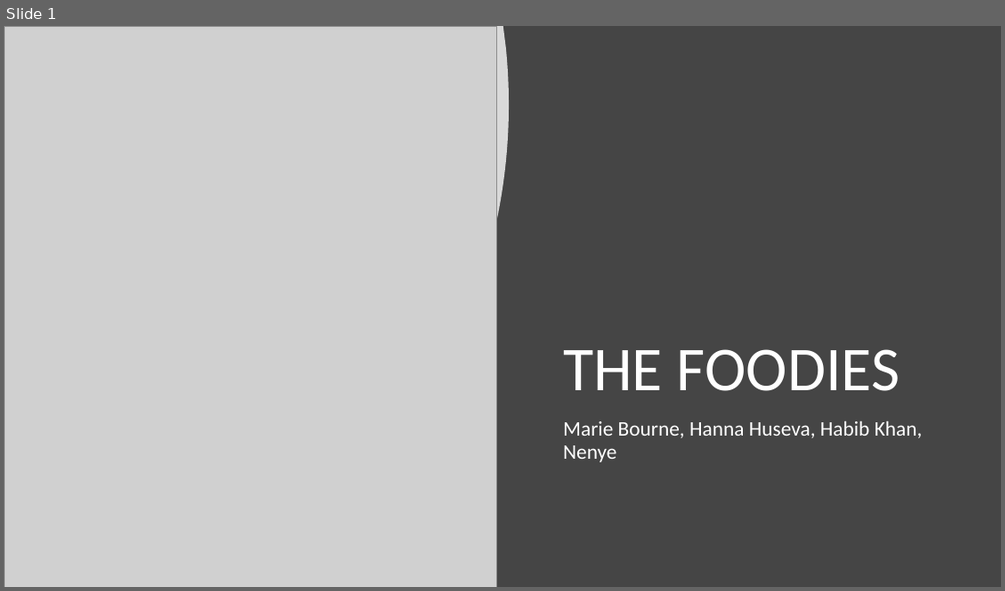
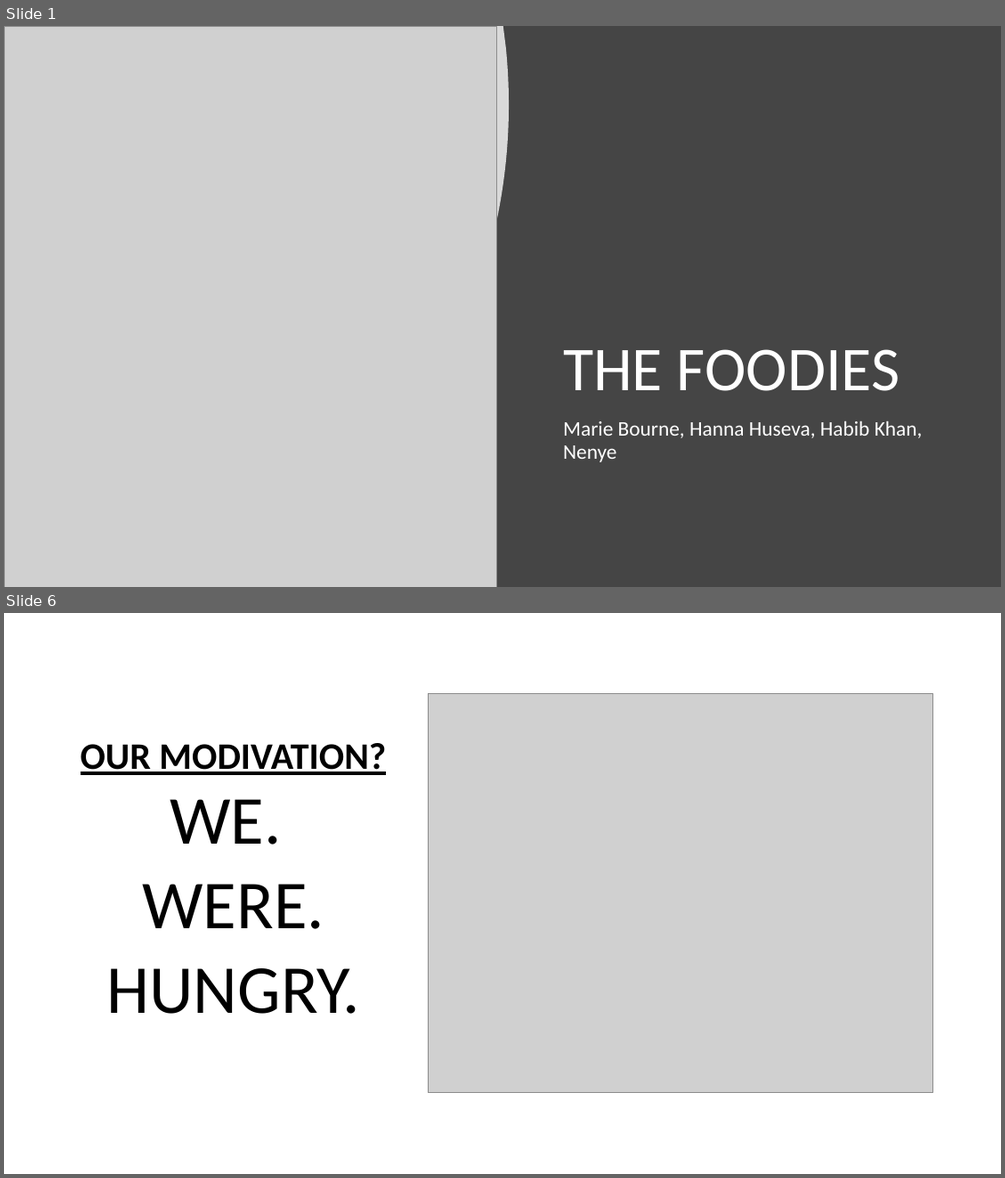
Before and after one commit to BourneID7/project-1, a slide deck: assets/documents/THE FOODIES.pptx. Shown one above the other, each under a label of ours: slide 1 before the commit, slides 1 and 6 after it; the slides between them are not shown. The pictures are 1005x591 and 1005x1178 pixels, drawn with LibreOffice and Linux fonts; fonts in the diff are those of the drawing; grey boxes stand for pictures. Boxes give left, top, right and bottom in pixels: in the first picture for what was removed or moved away, otherwise in the second. Text is boxed around its words. In the diff, an @@ line names an element or a change of style, - is before the commit and + after.

```diff
--- a/assets/documents/THE FOODIES.pptx
+++ b/assets/documents/THE FOODIES.pptx
@@ slide 6 added at (4,613,1001,1174), background #FFFFFF @@
@@ picture added at (428,694,933,1093) @@
@@ title added at (81,743,386,775), 36 pt, text #000000, bold, underline @@
+OUR MODIVATION?
@@ text added at (107,799,360,1013), 66 pt, text #000000 @@
+WE.
+WERE.
+HUNGRY.
```
Also in this commit, not shown: 2 slides changed, 5 other slides added, 2 other files.
